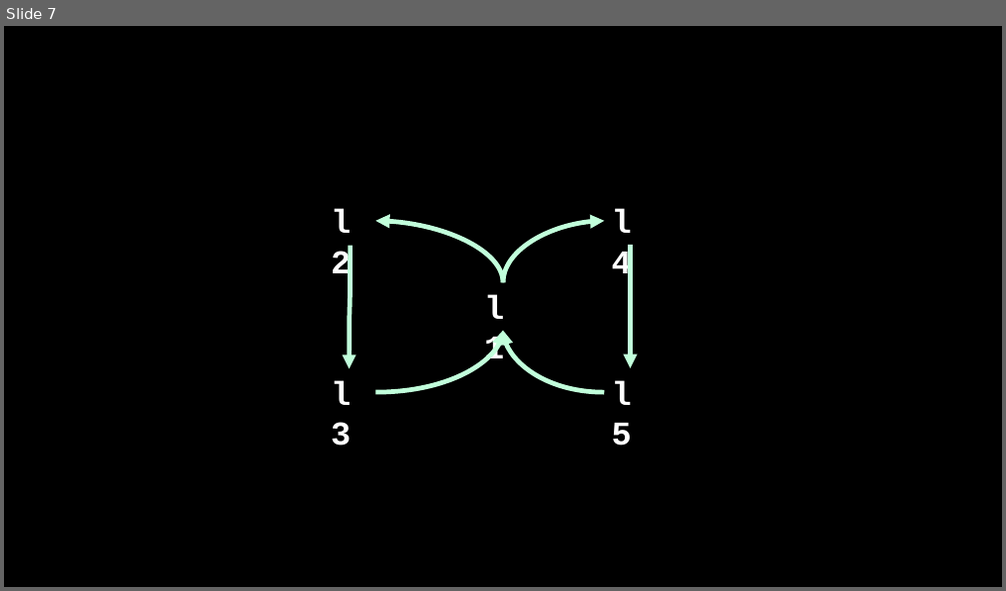
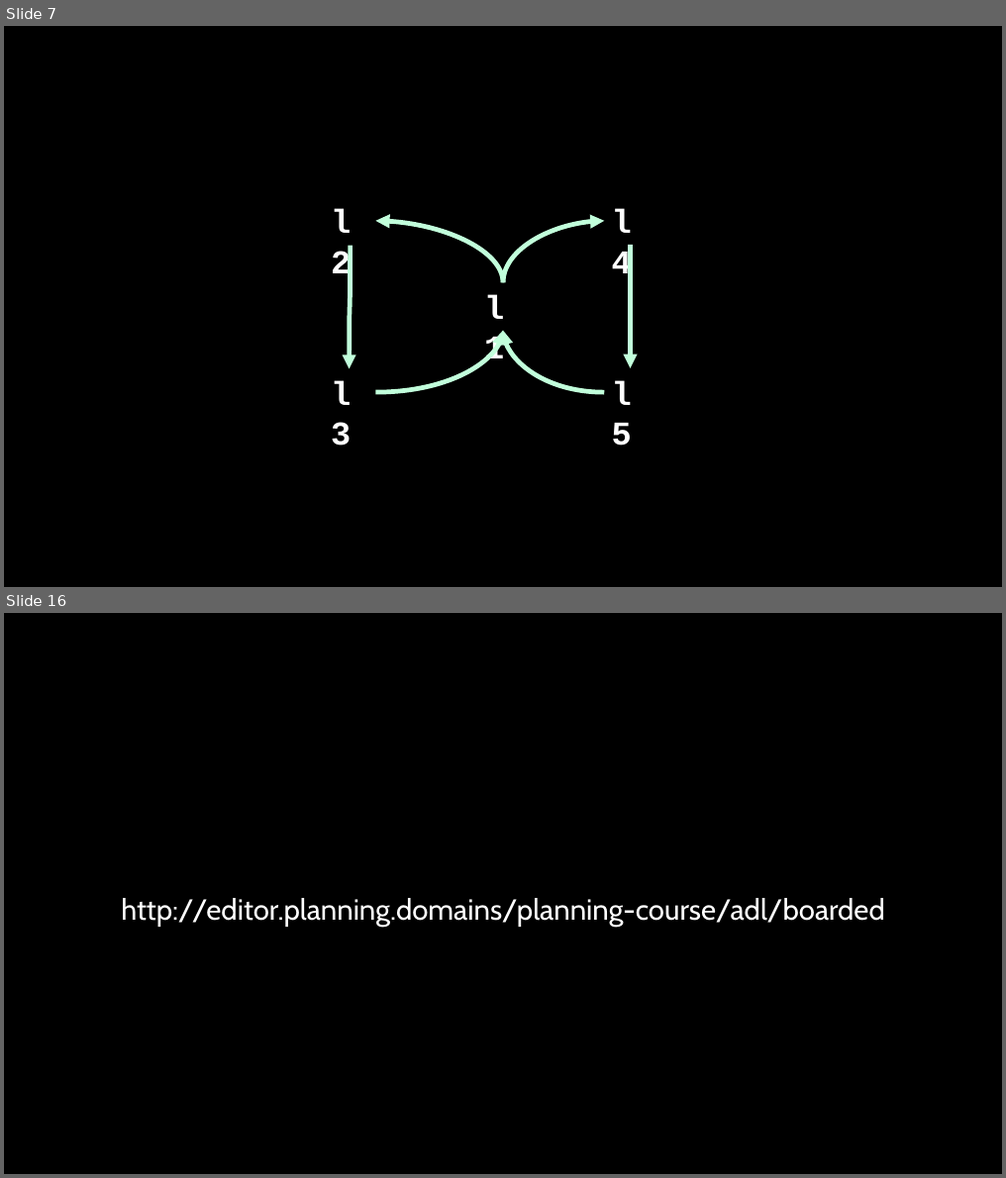
Before and after one commit to AI-Planning/modeling-in-pddl, a slide deck: exercises/cisc-813/adl/slides.pptx. Shown one above the other, each under a label of ours: slide 7 before the commit, slides 7 and 16 after it; the slides between them are not shown. The pictures are 1006x591 and 1006x1178 pixels, drawn with LibreOffice and Linux fonts; fonts in the diff are those of the drawing. Boxes give left, top, right and bottom in pixels: in the first picture for what was removed or moved away, otherwise in the second. Text is boxed around its words. In the diff, an @@ line names an element or a change of style, - is before the commit and + after.

```diff
--- a/exercises/cisc-813/adl/slides.pptx
+++ b/exercises/cisc-813/adl/slides.pptx
@@ slide 16 added at (4, 613, 1002, 1174), background #000000 @@
@@ text added at (121, 898, 884, 927), 28 pt, text #FFFFFF @@
+http://editor.planning.domains/planning-course/adl/boarded
```
Also in this commit, not shown: 1 slide changed, 11 other slides added, 1 slide removed, 10 other files.
